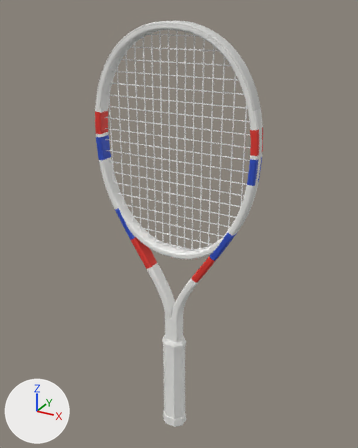
Before and after pictures for a commit that changed the glTF model assets/realistic/tecnifibre-tfight-300s-2025.glb.
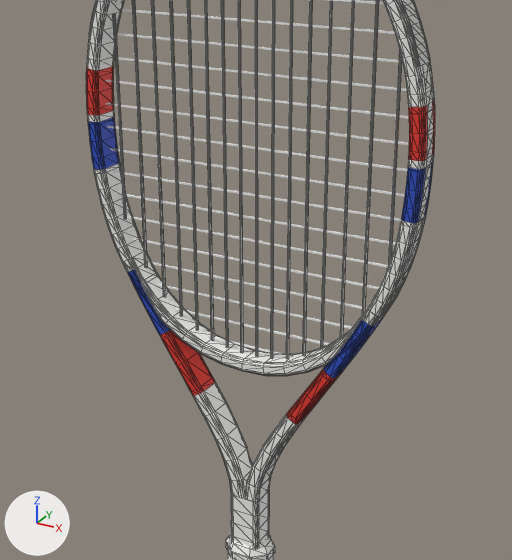
Old and new are each drawn whole from a 50 mm lens placed at (0.345, -0.61, 0.704), pointed at (-0.002, 0.021, 0.388) and again close up on the part from 15% to 84% of the width and 18% to 78% of the height. Arrows for +X, +Y and +Z are at lower left; the lights stay in place. The first two pictures are the older version. The close-ups show mesh edges as thin lines. Where no turn or scale is listed for an object, it has been applied to the vertices. Vertices at exactly the same position are counted once.

In view in the first close-up: 'bumper', 'collar', 'frame', 'grommets', 'strings_crosses', 'strings_mains' and 1 more.
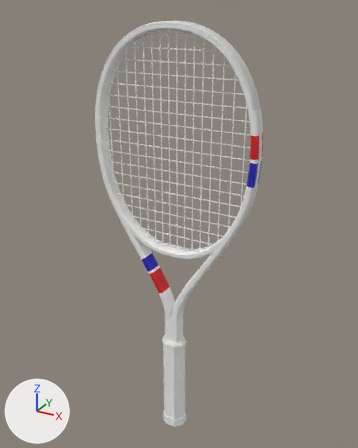
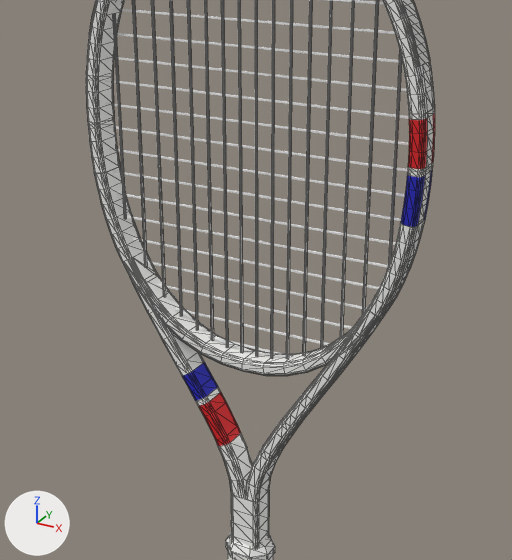
Pixel boxes [x1, y1, x2, y2] of what changed, in the close-ups (512 x 560 px; the box of a moved part takes in the faces that stretch with it):
part 1 of me_frame, moved or reshaped
    before: [123, 257, 389, 439]
    after: [176, 352, 322, 472]
part 2 of me_frame, moved or reshaped
    before: [86, 58, 120, 173]
    after: [86, 72, 120, 173]
part 3 of me_frame, moved or reshaped
    before: [401, 89, 435, 228]
    after: [401, 108, 435, 228]
part 4 of me_frame, recoloured
    both: [86, 88, 433, 439]

The change in detail:
me_frame is used by ob_frame; location (0.0, 0.0, 0.4319).
me_frame had 1840 vertices, 3616 faces and spanned x -0.131..0.131, y -0.011..0.011, z -0.254..0.254.
me_frame now has 1872 vertices, 3680 faces and spans x -0.131..0.131, y -0.011..0.011, z -0.254..0.254.
me_frame part 1: 96 vertices removed from x -0.103..0.103, y -0.011..0.011, z -0.122..-0.023; 128 vertices added at x -0.056..0.056, y -0.011..0.011, z -0.161..-0.1.
me_frame part 2: 16 vertices moved from x -0.129..-0.119, y -0.011..0.011, z 0.051..0.053 to x -0.129..-0.118, y -0.011..0.011, z 0.049..0.05; 32 vertices removed from x -0.131..-0.119, y -0.011..0.011, z 0.093..0.127; 32 vertices added at x -0.131..-0.12, y -0.011..0.011, z 0.082..0.119.
me_frame part 3: 13 vertices moved from x 0.119..0.129, y -0.011..0.011, z 0.051..0.052 to x 0.119..0.129, y -0.011..0.011, z 0.049..0.05; 35 vertices removed from x 0.119..0.131, y -0.011..0.011, z 0.052..0.127; 35 vertices added at x 0.118..0.131, y -0.011..0.011, z 0.05..0.119.
me_frame part 4: 409 kept faces spanning x -0.131..0.131, y -0.011..0.011, z -0.155..0.111 get new vertex colours.
